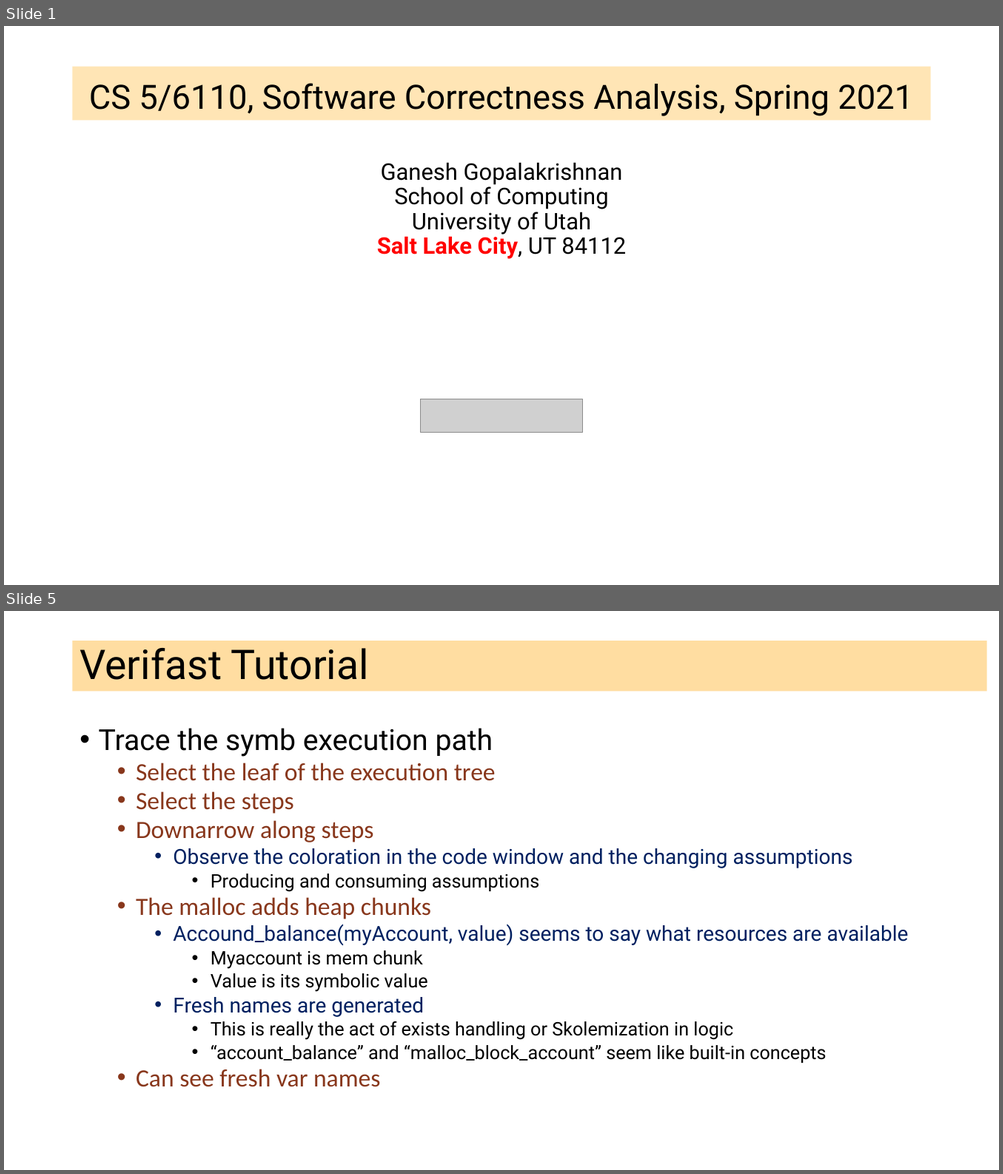
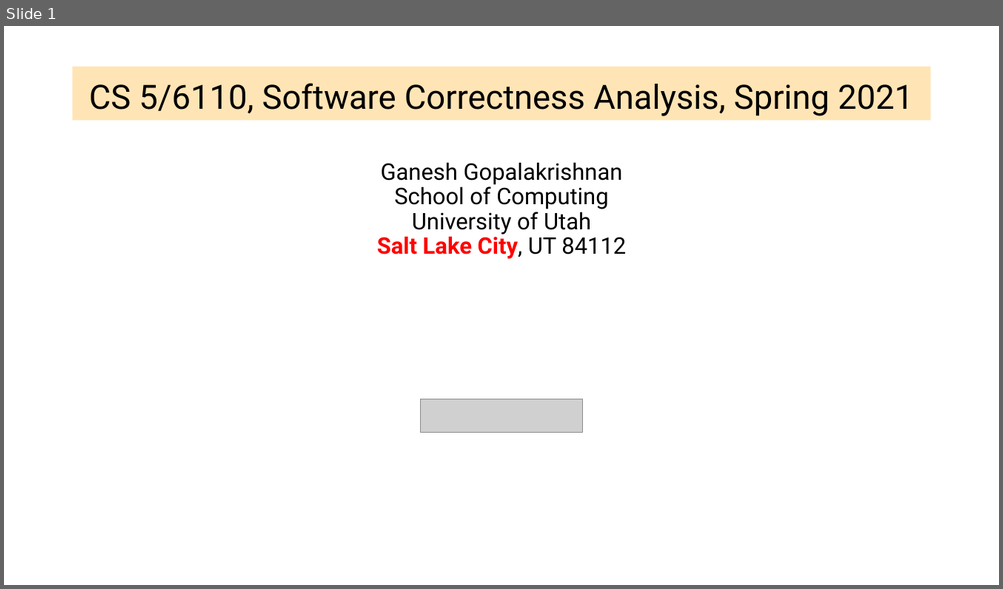
Before and after one commit to ganeshutah/cs6110s22, a slide deck: Lec19/Lec19.pptx. Shown one above the other, each under a label of ours: slides 1 and 5 before the commit, slide 1 after it; the slides between them are not shown. The pictures are 1003x1174 and 1003x589 pixels, drawn with LibreOffice and Linux fonts; fonts in the diff are those of the drawing; grey boxes stand for pictures. Boxes give left, top, right and bottom in pixels: in the first picture for what was removed or moved away, otherwise in the second. Text is boxed around its words. In the diff, an @@ line names an element or a change of style, - is before the commit and + after.

```diff
--- a/Lec19/Lec19.pptx
+++ b/Lec19/Lec19.pptx
@@ slide 5 removed at (4,611,999,1170), background #FFFFFF @@
@@ title removed at (73,641,987,692) @@
-Verifast Tutorial
@@ text removed at (99,728,908,1088) @@
-• Trace the symb execution path
-  • Select the leaf of the execution tree
-  • Select the steps
-  • Downarrow along steps
-    • Observe the coloration in the code window and the changing assumptions
-      • Producing and consuming assumptions
-  • The malloc adds heap chunks
-    • Accound_balance(myAccount, value) seems to say what resources are available
-      • Myaccount is mem chunk
-      • Value is its symbolic value
-    • Fresh names are generated
-      • This is really the act of exists handling or Skolemization in logic
-      • “account_balance” and “malloc_block_account” seem like built-in concepts
-  • Can see fresh var names
```
Also in this commit, not shown: 1 slide changed, 36 slides added, 9 other slides removed.
